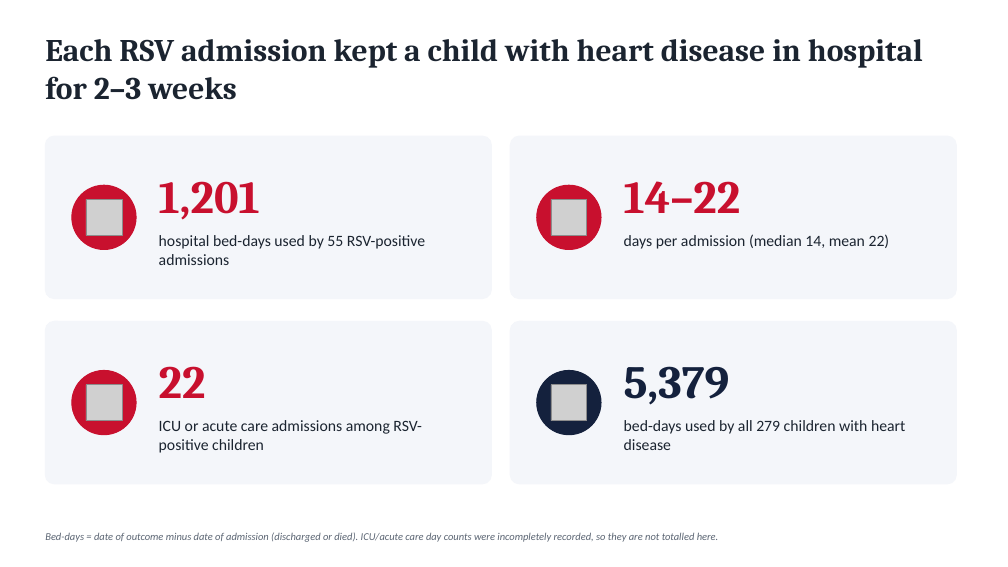
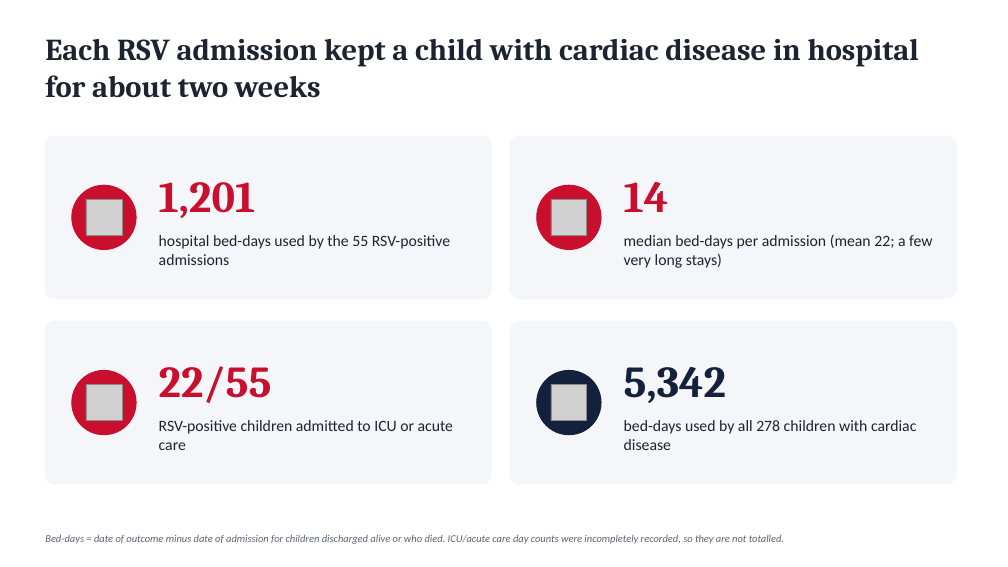
Before and after one commit to Fludevs-hub/RSV-Cardiac-Analysis, a slide deck: slide 8 of Abstract write up/RSV_Hearts_at_Risk.pptx (slide 7 before the commit). Drawn at 1008x567 pixels with LibreOffice and Linux fonts; fonts in the diff are those of the drawing; grey boxes stand for pictures. Boxes give left, top, right and bottom in pixels: in the first picture for what was removed or moved away, otherwise in the second. Text is boxed around its words. In the diff, an @@ line names an element or a change of style, - is before the commit and + after.

```diff
--- a/Abstract write up/RSV_Hearts_at_Risk.pptx
+++ b/Abstract write up/RSV_Hearts_at_Risk.pptx
@@ text at bbox=[45, 39, 919, 98]: text changed; size 30 to 29 pt @@
-Each RSV admission kept a child with heart disease in hospital for 2–3 weeks
+Each RSV admission kept a child with cardiac disease in hospital for about two weeks
@@ text "1,201" at bbox=[159, 182, 256, 218]: size 44 to 42 pt @@
@@ text at bbox=[624, 182, 669, 212]: text changed; size 44 to 42 pt @@
-14–22
+14
@@ text at bbox=[159, 235, 450, 265]: text changed @@
-hospital bed-days used by 55 RSV-positive admissions
+hospital bed-days used by the 55 RSV-positive admissions
@@ text at bbox=[624, 235, 932, 268]: text changed @@
-days per admission (median 14, mean 22)
+median bed-days per admission (mean 22; a few very long stays)
@@ text at bbox=[159, 366, 272, 403]: text changed; size 44 to 42 pt @@
-22
+22/55
@@ text at bbox=[624, 367, 726, 403]: text changed; size 44 to 42 pt @@
-5,379
+5,342
@@ text at bbox=[159, 420, 453, 450]: text changed @@
-ICU or acute care admissions among RSV-positive children
+RSV-positive children admitted to ICU or acute care
@@ text at bbox=[624, 420, 916, 450]: text changed @@
-bed-days used by all 279 children with heart disease
+bed-days used by all 278 children with cardiac disease
@@ text at bbox=[45, 534, 784, 544]: text changed @@
-Bed-days = date of outcome minus date of admission (discharged or died). ICU/acute care day counts were incompletely recorded, so they are not totalled here.
+Bed-days = date of outcome minus date of admission for children discharged alive or who died. ICU/acute care day counts were incompletely recorded, so they are not totalled.
```
Also in this commit, not shown: 5 other slides changed, 6 slides added, 5 slides removed, 4 other files.
